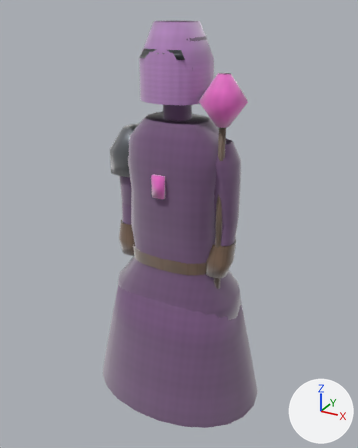
The glTF model public/assets/models/characters/bombardier.glb: old version first, new version second.
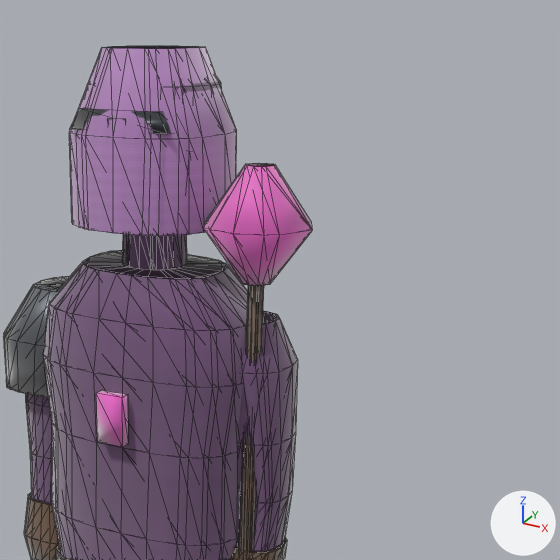
There are two pictures of each version: one whole from a 50 mm camera at (1.047, -1.89, 1.892) aimed at (0.001, 0.011, 0.941), one close up on the part from 30% to 100% of the width and 0% to 56% of the height. Every picture has the same lights, and +X, +Y and +Z are marked at lower right. The older version's two pictures come first. The close-ups show mesh edges as thin lines. Where no turn or scale is listed for an object, it has been applied to the vertices. Vertices at exactly the same position are counted once.

Objects in the first close-up: 'LOD0_PROD_body', 'LOD0_PROD_weapon', 'LOD1_PROD_body', 'LOD1_PROD_weapon', 'LOD2_PROD_body'.
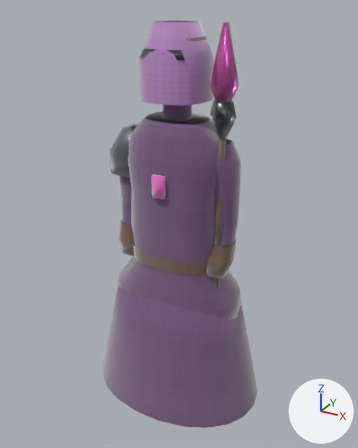
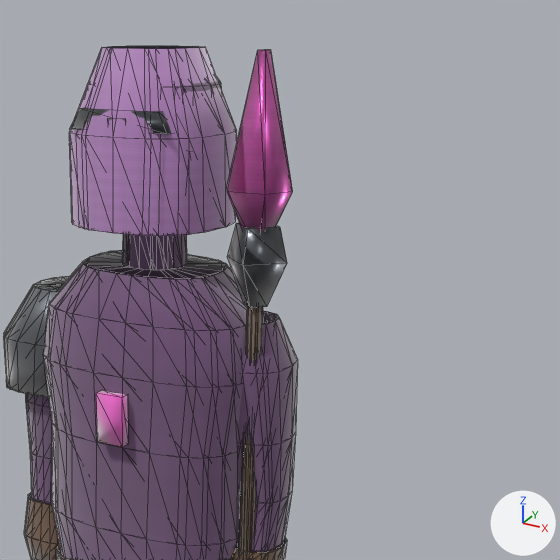
Where the change shows, as pixel boxes (x1, y1, x2, y2) in the close-ups (560 x 560 px; the box of a moved part takes in the faces that stretch with it):
'LOD0_PROD_weapon', reshaped: before (203, 163, 312, 557); after (227, 223, 287, 557)
'LOD2_PROD_weapon', reshaped (not visible before): after (227, 50, 293, 232)
'LOD1_PROD_weapon', reshaped: before (209, 163, 274, 555); after (240, 307, 257, 555)
part 1 of me_lod0_prod_weapon_014, added: after (227, 223, 287, 308)
part 2 of me_lod0_prod_weapon_014, deleted (pink): before (203, 163, 312, 286)
part 3 of me_lod1_prod_weapon_014, moved or reshaped (not visible afterwards): before (210, 231, 270, 286)
part 4 of me_lod1_prod_weapon_014, surface changed (pink): before (209, 163, 274, 236)

Edits to the bpy script that builds the scene:
```text
Change me_lod0_prod_weapon_014:
    remove me_lod0_prod_weapon_014.from_pydata(...)  # 43 vertices, 80 faces; spans x 0.139..0.343, y -0.162..0.042, z 0.388..1.652
    add me_lod0_prod_weapon_014.from_pydata(...)  # 52 vertices, 92 faces; spans x 0.178..0.303, y -0.118..-0.002, z 0.388..1.836
    me_lod0_prod_weapon_014 part 1: a new loose piece of 14 vertices spanning x 0.182..0.299, y -0.118..-0.002, z 1.408..1.55, in mat_mat_bombardier_metal
    me_lod0_prod_weapon_014 part 2
    25 vertices are removed from x 0.139..0.343, y -0.162..0.042, z 1.448..1.652
    48 faces are deleted
    other edits to the shape of me_lod0_prod_weapon_014 do not show in these pictures
    add me_lod0_prod_weapon_014.materials.append(mat_mat_bombardier_metal)
Change me_lod1_prod_weapon_014:
    verts and faces of me_lod1_prod_weapon_014; kept vertices keep their numbers, new ones are numbered from 33
    remove me_lod1_prod_weapon_014.from_pydata(...)  # 33 vertices, 60 faces; spans x 0.139..0.343, y -0.148..0.028, z 0.388..1.652
    add me_lod1_prod_weapon_014.from_pydata(...)  # 48 vertices, 84 faces; spans x 0.178..0.303, y -0.118..-0.002, z 0.388..1.836
    me_lod1_prod_weapon_014 part 3
    add delete_faces([(13, 15, 14), (13, 16, 15), (13, 17, 16), (13, 18, 17), (13, 19, 18), (13, 14, 19)])
    add verts[14] = (0.256, -0.06, 1.51)  # moved
    add verts[15] = (0.249, -0.073, 1.51)  # moved
    add verts[16] = (0.232, -0.073, 1.51)  # moved
    add verts[17] = (0.226, -0.06, 1.51)  # moved
    add verts[18] = (0.232, -0.047, 1.51)  # moved
    add verts[19] = (0.249, -0.047, 1.51)  # moved
    add verts[20] = (0.303, -0.06, 1.612)  # moved, pixel (292, 191)
    add verts[21] = (0.276, -0.115, 1.612)  # moved, pixel (265, 194)
    add verts[22] = (0.206, -0.115, 1.612)  # moved, pixel (227, 191)
    add verts[23] = (0.178, -0.06, 1.612)  # moved, pixel (226, 186)
    add verts[24] = (0.206, -0.005, 1.612)  # moved
    add verts[25] = (0.276, -0.005, 1.612)  # moved
    add verts[26] = (0.253, -0.06, 1.836)  # moved, pixel (271, 50)
    add verts[27] = (0.248, -0.071, 1.836)  # moved, pixel (265, 50)
    add verts[28] = (0.234, -0.071, 1.836)  # moved, pixel (257, 50)
    add verts[29] = (0.228, -0.06, 1.836)  # moved, pixel (257, 49)
    add verts[30] = (0.234, -0.049, 1.836)  # moved, pixel (263, 49)
    add verts[31] = (0.248, -0.049, 1.836)  # moved, pixel (270, 49)
    add verts[32] = (0.241, -0.06, 1.836)  # moved, pixel (264, 49)
    add verts[33] = (0.241, -0.06, 1.51)
    add faces += [(14, 33, 15), (15, 33, 16), (16, 33, 17), (17, 33, 18), (18, 33, 19), (14, 19, 33)]  # mat_mat_bombardier_leather
    me_lod1_prod_weapon_014 part 4: 18 kept faces spanning x 0.178..0.303, y -0.115..-0.005, z 1.612..1.836 get new texture (UV) coordinates
    other edits to the shape of me_lod1_prod_weapon_014 do not show in these pictures
    add me_lod1_prod_weapon_014.materials.append(mat_mat_bombardier_metal)
Change me_lod2_prod_weapon_014:
    remove me_lod2_prod_weapon_014.from_pydata(...)  # 23 vertices, 40 faces; spans x 0.139..0.343, y -0.162..0.042, z 0.388..1.652
    add me_lod2_prod_weapon_014.from_pydata(...)  # 44 vertices, 76 faces; spans x 0.178..0.303, y -0.118..-0.002, z 0.388..1.836
    me_lod2_prod_weapon_014 part 5: a new loose piece of 20 vertices spanning x 0.178..0.303, y -0.115..-0.005, z 1.51..1.836, in mat_mat_bombardier_metal
    other edits to the shape of me_lod2_prod_weapon_014 do not show in these pictures
```
